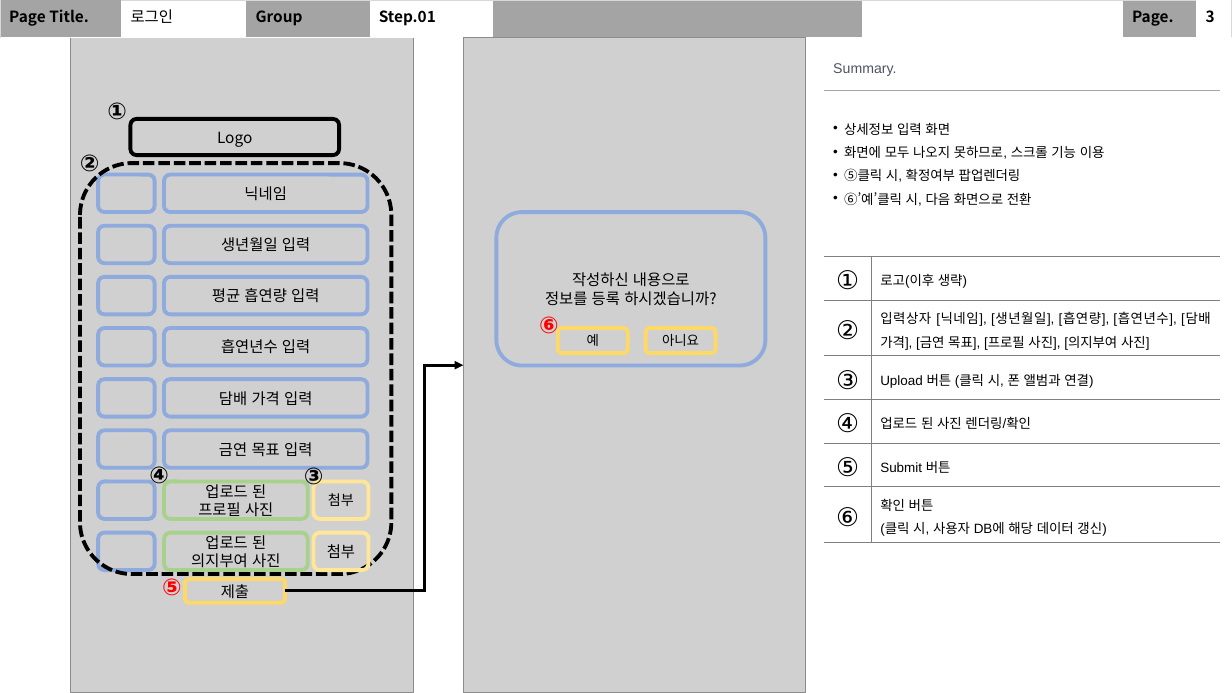
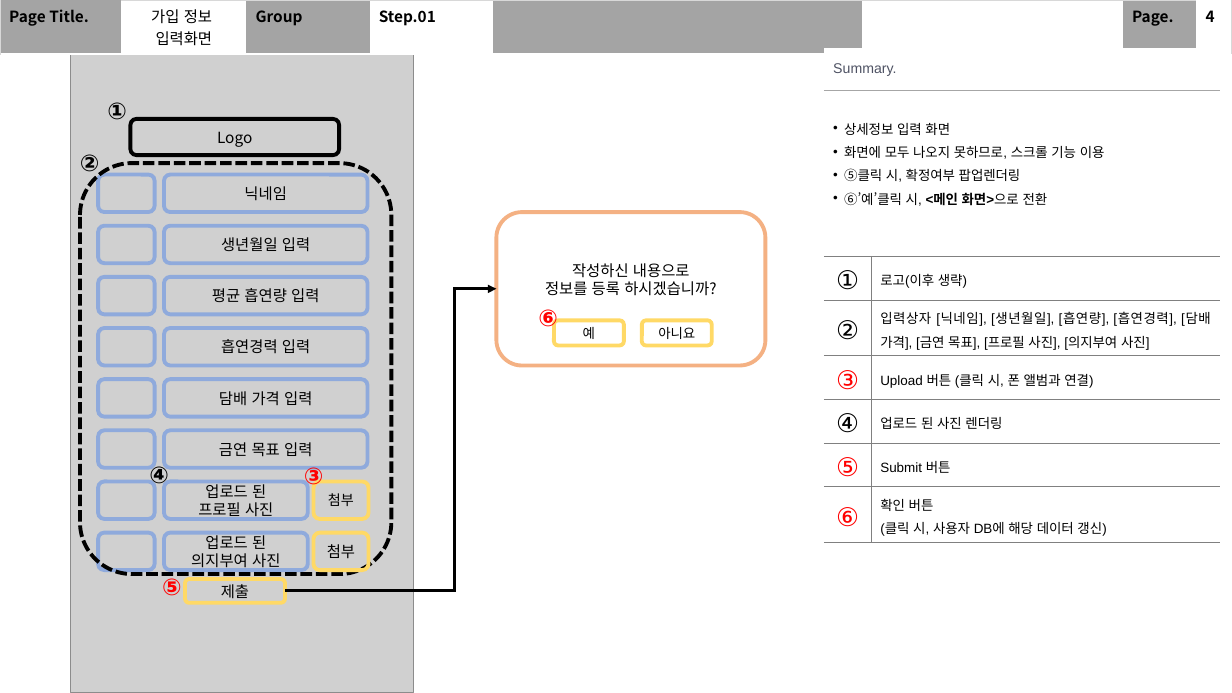
Before and after one commit to SeolMyeongJae/KSA-final-project, a slide deck: slide 6 of 06-최종산출물/UI 및 화면 설계.pptx (slide 5 before the commit). Drawn at 1232x693 pixels with LibreOffice and Linux fonts; fonts in the diff are those of the drawing; grey boxes stand for pictures. Boxes give left, top, right and bottom in pixels: in the first picture for what was removed or moved away, otherwise in the second. Text is boxed around its words. In the diff, an @@ line names an element or a change of style, - is before the commit and + after.

Commit message:
스토리보드 및 화면설계(1차 완성) Ver 0.1

```diff
--- a/06-최종산출물/UI 및 화면 설계.pptx
+++ b/06-최종산출물/UI 및 화면 설계.pptx
@@ table at (0, 0, 1230, 50) @@
-row 1, column 2: 로그인
+row 1, column 2: 가입 정보 / 입력화면
-row 1, column 10: 3
+row 1, column 10: 4
@@ picture removed at (463, 38, 806, 693) @@
@@ table at (824, 48, 1220, 540) @@
-row 2, column 1: 상세정보 입력 화면 / 화면에 모두 나오지 못하므로, 스크롤 기능 이용 / ⑤클릭 시, 확정여부 팝업렌더링 / ⑥’예’클릭 시, 다음 화면으로 전환
+row 2, column 1: 상세정보 입력 화면 / 화면에 모두 나오지 못하므로, 스크롤 기능 이용 / ⑤클릭 시, 확정여부 팝업렌더링 / ⑥’예’클릭 시, <메인 화면>으로 전환
-row 4, column 2: 입력상자 [닉네임], [생년월일], [흡연량], [흡연년수], [담배 가격], [금연 목표], [프로필 사진], [의지부여 사진]
+row 4, column 2: 입력상자 [닉네임], [생년월일], [흡연량], [흡연경력], [담배 가격], [금연 목표], [프로필 사진], [의지부여 사진]
-row 6, column 2: 업로드 된 사진 렌더링/확인
+row 6, column 2: 업로드 된 사진 렌더링
@@ text colour #000000 to #FF0000 in "③", "⑤", "⑥" @@
@@ rounded rectangle "작성하신 내용으로" at (496, 213, 765, 366): outline #8FAADC 3 pt to #F4B183 3 pt @@
@@ elbow arrow moved from (285, 592) - (463, 365) to (285, 592) - (496, 289) @@
@@ text "⑥": place and size @@
-text "⑥" at (539, 316, 559, 339)
+text "⑥" at (538, 309, 558, 332)
@@ rounded rectangle "예": place and size @@
-rounded rectangle "예" at (558, 328, 628, 353)
+rounded rectangle "예" at (555, 321, 625, 346)
@@ rounded rectangle "아니요": place and size @@
-rounded rectangle "아니요" at (646, 328, 716, 353)
+rounded rectangle "아니요" at (642, 321, 713, 346)
@@ text in rounded rectangle at (221, 339, 310, 354): text changed @@
-흡연년수 입력
+흡연경력 입력
@@ text "③" at (304, 466, 324, 490): text colour #000000 to #FF0000 @@
@@ rounded rectangle "업로드 된" at (164, 482, 308, 519): outline #A9D18E 3 pt to #8FAADC 3 pt @@
@@ rounded rectangle "첨부" at (313, 482, 369, 519): outline #FFE699 3 pt to #FFD966 3 pt @@
@@ rounded rectangle "업로드 된" at (164, 532, 308, 570): outline #A9D18E 3 pt to #8FAADC 3 pt @@
@@ rounded rectangle "첨부" at (313, 532, 369, 570): outline #FFE699 3 pt to #FFD966 3 pt @@
```
Also in this commit, not shown: 15 other slides changed, 15 slides added.
